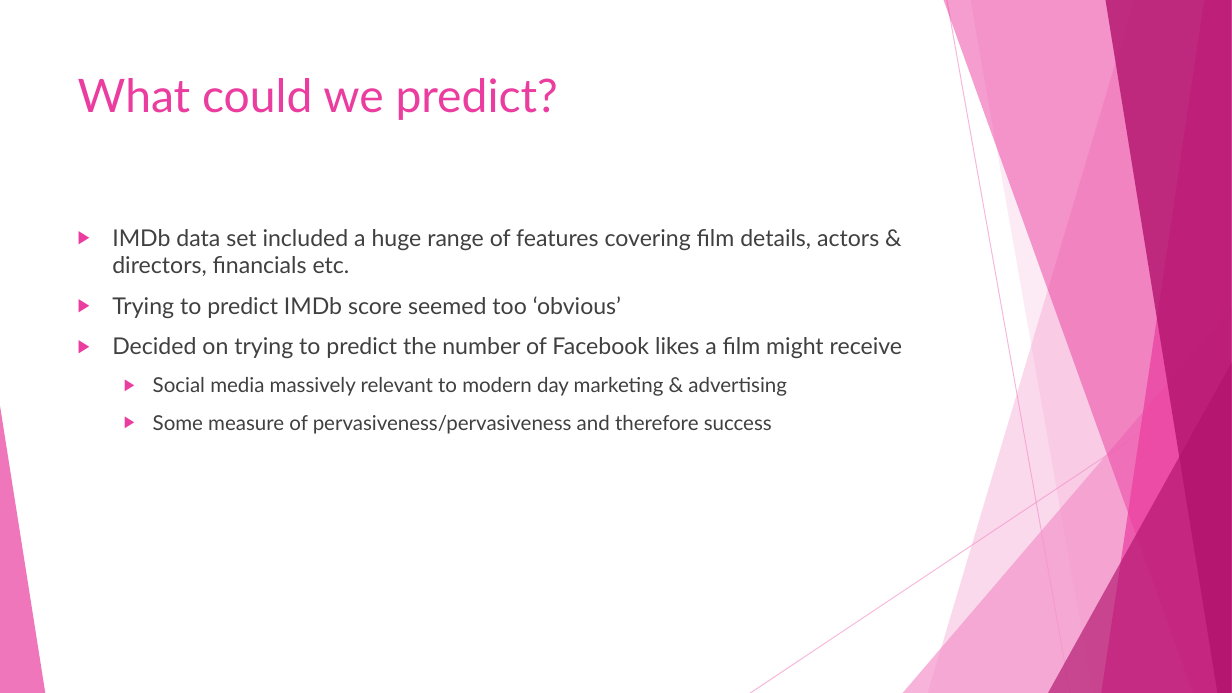
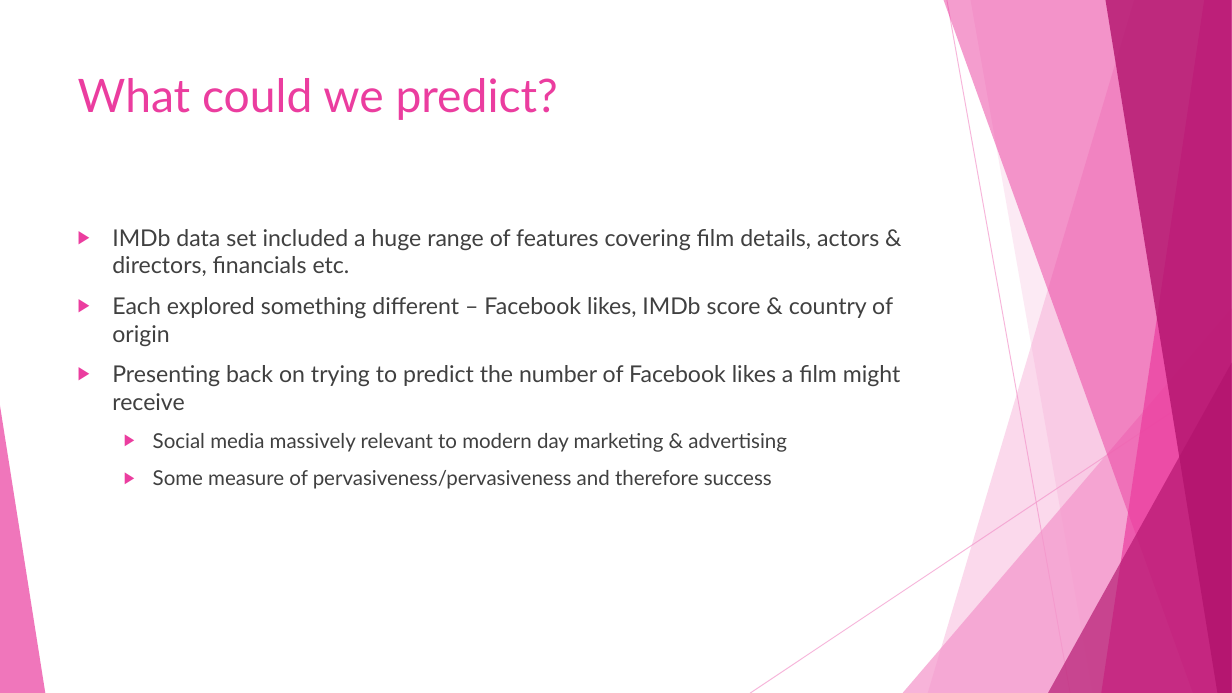
Before and after one commit to katjad/iris-robot-imdb, a slide deck: slide 3 of IMDb Data Exploration & Machine Learning.pptx (slide 2 before the commit). Drawn at 1232x693 pixels with LibreOffice and Linux fonts; fonts in the diff are those of the drawing. Boxes give left, top, right and bottom in pixels: in the first picture for what was removed or moved away, otherwise in the second. Text is boxed around its words. In the diff, an @@ line names an element or a change of style, - is before the commit and + after.

```diff
--- a/IMDb Data Exploration & Machine Learning.pptx
+++ b/IMDb Data Exploration & Machine Learning.pptx
@@ text at [112, 297, 901, 410]: text changed @@
-▶ Trying to predict IMDb score seemed too ‘obvious’
-▶ Decided on trying to predict the number of Facebook likes a film might receive
+▶ Each explored something different – Facebook likes, IMDb score & country of origin
+▶ Presenting back on trying to predict the number of Facebook likes a film might receive
```
Also in this commit, not shown: 4 other slides changed, 5 slides added.
